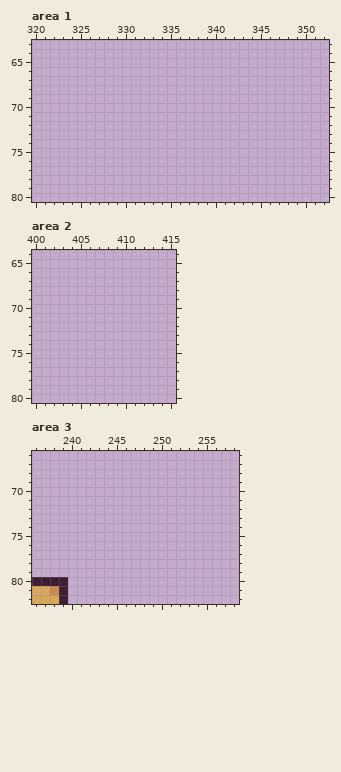
File history of a pixel-art file, general.ase. The first picture shows the starting point.
512x512 pixels, 1 frame. Colours within 5 levels of each other are drawn and written as one. Shown: area 1: x 320..352, y 63..80; area 2: x 400..415, y 64..80; area 3: x 236..258, y 66..82. The commit also changed other parts of the picture, which this record leaves out.
And afterwards:
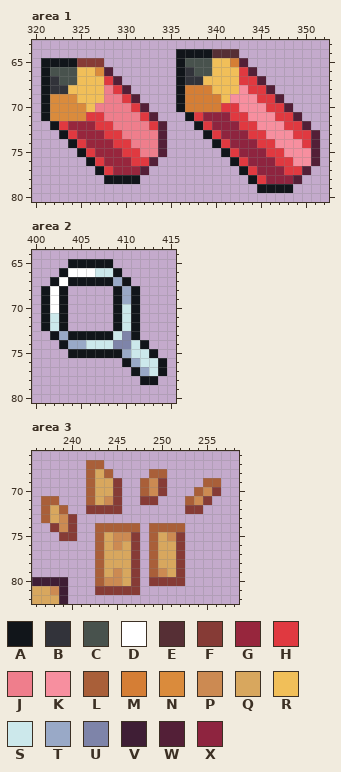
Palette (. is transparent): A #11151a  B #32333a  C #48524d  D #ffffff  E #562f35  F #863b36  G #97263d  H #e03940  J #ef7e8c  K #f78f9f  L #a95f39  M #d57e35  N #da8b3c  P #cc8a52  Q #d8a75e  R #f1bf59  S #cce8eb  T #99a9c7  U #7e84a9  V #3f1e35  W #531f37  X #8e243f
Change:
--- area 1
@@ x 320..352 @@
 63 .................................
-64 .................................
-65 .................................
-66 .................................
-67 .................................
-68 .................................
-69 .................................
-70 .................................
-71 .................................
-72 .................................
-73 .................................
-74 .................................
-75 .................................
-76 .................................
-77 .................................
-78 .................................
-79 .................................
+64 ................AAAAEEE..........
+65 .AAAAFFF........ACCCRRMW.........
+66 .ACCCRRNW.......ABCCRRRHW........
+67 .ABCCRRRHW......ABBRRRRHHW.......
+68 .ABBRRRRJHW.....AMMMRRRKHHW......
+69 .ANNNRRRJJHW....AMMMMRKKKHHW.....
+70 .ANNNNRJJJJHW...AMMMMHHKKKHHW....
+71 .ANNNNHHJJJJHW...AHXXXHHKKKHHW...
+72 ..AHGGGHHJJJJHW...AHXXXHHKKKHHW..
+73 ...AHGGGHHJJJJW....AHXXXHHKKKHHW.
+74 ....AHGGGHHJJJW.....AHXXXHHKKKHW.
+75 .....AHGGGHHJJW......AHXXXHHKKKW.
+76 ......AHGGGHHW........AHXXXHHKKW.
+77 .......AHGGGW..........AHXXXHHW..
+78 ........AAAA............AHXXXW...
+79 .........................AAAA....
 80 .................................
--- area 2
@@ x 400..415 @@
 64 ................
-65 ................
-66 ................
-67 ................
-68 ................
-69 ................
-70 ................
-71 ................
-72 ................
-73 ................
-74 ................
-75 ................
-76 ................
-77 ................
-78 ................
+65 ....AAAAA.......
+66 ...ADDDSSA......
+67 ..ADAAAAATA.....
+68 .ADA.....ATA....
+69 .ADA.....ATA....
+70 .ADA.....ASA....
+71 .ASA.....ASA....
+72 .ASA.....ASA....
+73 ..ATAAAAASUA....
+74 ...ATTSSSUUSA...
+75 ....AAAAAATSSA..
+76 ..........ATSSA.
+77 ...........ATSA.
+78 ............AA..
 79 ................
--- area 3
@@ x 236..258 @@
 66 .......................
-67 .......................
-68 .......................
-69 .......................
-70 .......................
-71 .......................
-72 .......................
-73 .......................
-74 .......................
-75 .......................
-76 .......................
-77 .......................
-78 .......................
-79 .......................
-80 VVVV...................
-81 QQPV...................
+67 ......LL...............
+68 ......LQL....LL........
+69 ......LQQF..LPF....LL..
+70 ......LQQF..LPF...LPF..
+71 .LL...LQPF..FF...LPF...
+72 .LQL..FFFF.......FF....
+73 .LQPF..................
+74 ..FPF..LLLLL.LLLL......
+75 ...FF..LQPPF.LQPF......
+76 .......LQPQF.LQQF......
+77 .......LQQQF.LQQF......
+78 .......LQQQF.LQQF......
+79 .......LQPQF.LPQF......
+80 VVVV...LPPQF.FFFF......
+81 QQPV...FFFFF...........
 82 QQQV...................
Pixel boxes of the changes (left, top, right, bottom) in both pictures:
added: (41, 49, 320, 193)
added: (41, 259, 167, 385)
added: (41, 460, 221, 595)
